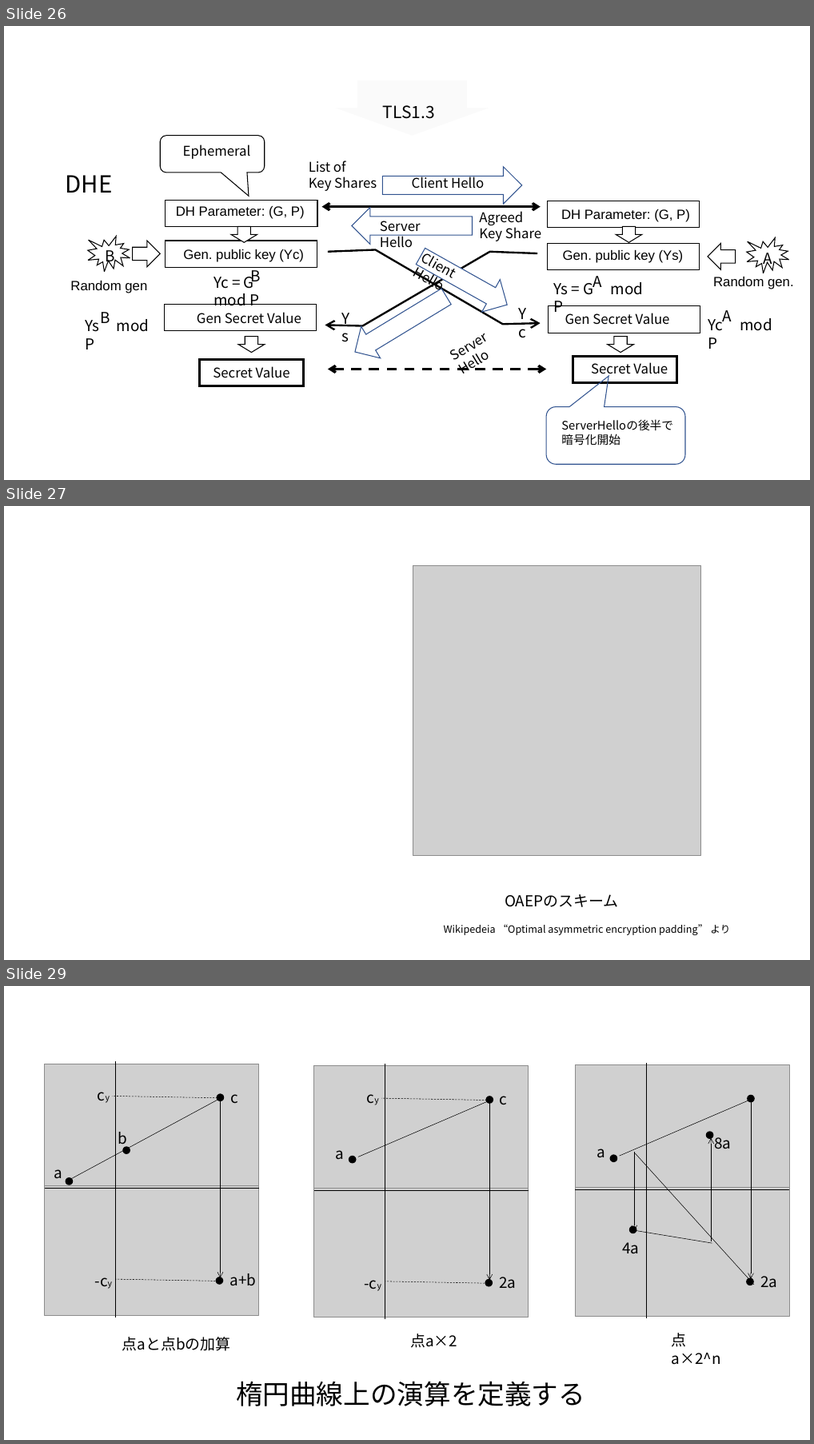
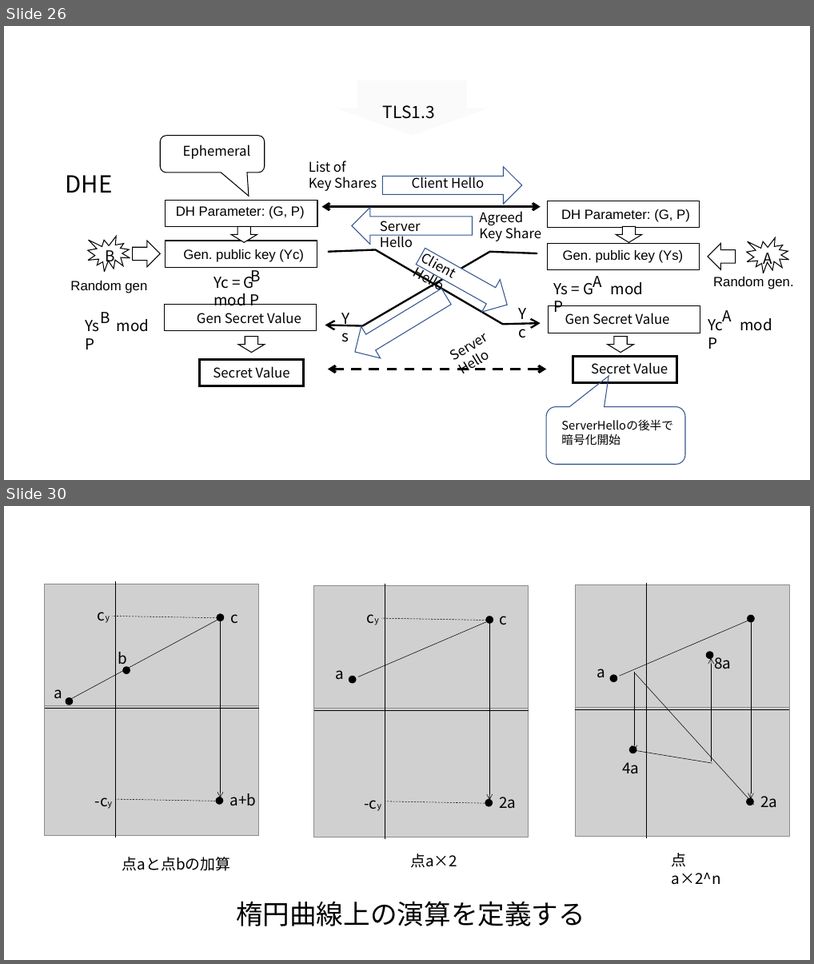
Before and after one commit to kojo1/TLSbook-en, a slide deck: Part1.Technology/Chapter3.Algorithm/Algorithm-fig-jp.pptx. Shown one above the other, each under a label of ours: slides 26, 27 and 29 before the commit, slides 26 and 30 after it; the slides between them are not shown. The pictures are 814x1444 and 814x964 pixels, drawn with LibreOffice and Linux fonts; fonts in the diff are those of the drawing; grey boxes stand for pictures. Boxes give left, top, right and bottom in pixels: in the first picture for what was removed or moved away, otherwise in the second. Text is boxed around its words. In the diff, an @@ line names an element or a change of style, - is before the commit and + after.

```diff
--- a/Part1.Technology/Chapter3.Algorithm/Algorithm-fig-jp.pptx
+++ b/Part1.Technology/Chapter3.Algorithm/Algorithm-fig-jp.pptx
@@ slide 27 removed at (4,506,810,960), background #FFFFFF @@
@@ picture removed at (414,565,702,855) @@
@@ text removed at (505,894,618,907) @@
-OAEPのスキーム
@@ text removed at (444,924,730,935) @@
-Wikipedeia “Optimal asymmetric encryption padding” より
@@ what was slide 29 is now slide 30 @@
```
Also in this commit, not shown: 1 slide changed, 2 slides added, 4 other files.
